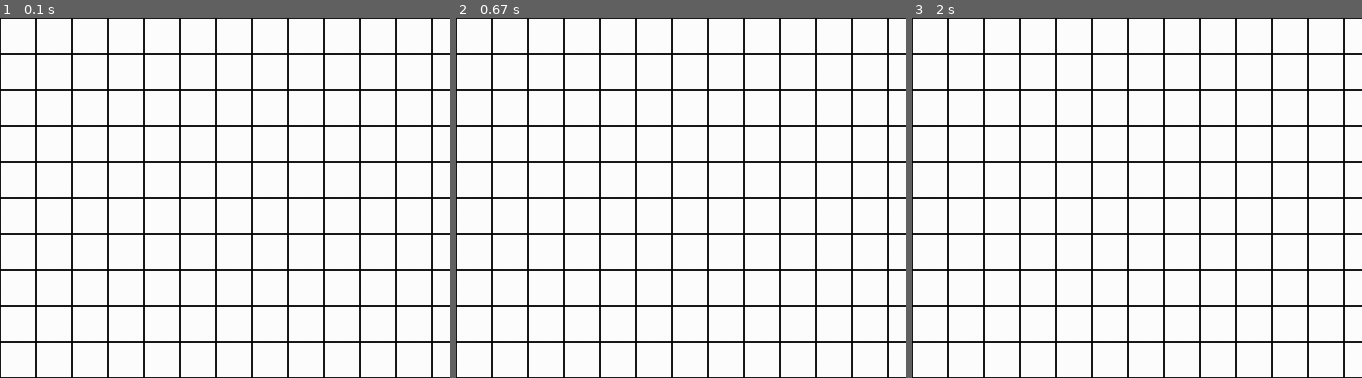
Above: before the commit, frames 1-3 (left to right).
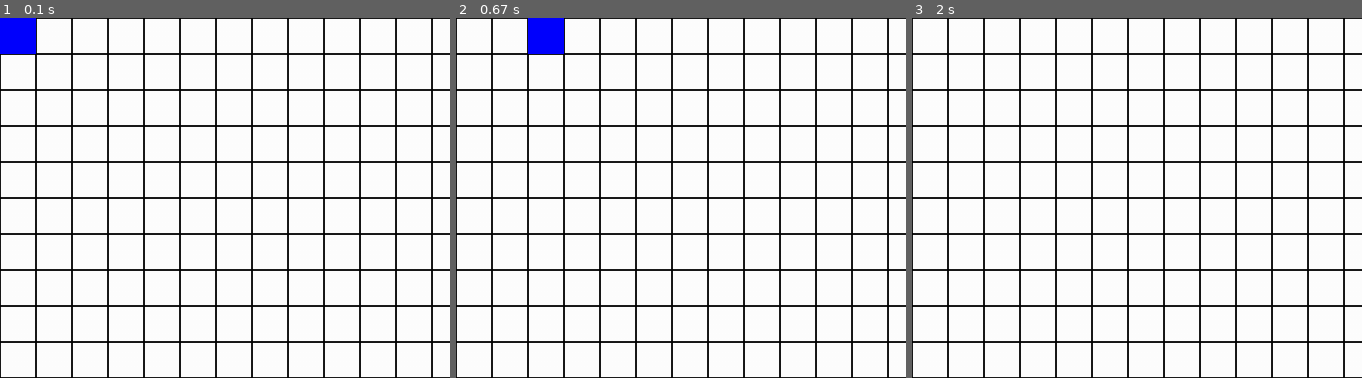
Above: after the commit, the same moments.

Repository: JonGift/Pygame-Rpg
Game: pygame game, started from main.py
The game is run twice, just before and just after one commit, with the same random seed, the same clock (stepped at 60 frames per second) and the same inputs.
Inputs:
- Up to frame 1 (0.1 s): no input
- Up to frame 2 (0.67 s): hold Right from 0.33 s (still down)
- Up to frame 3 (2 s): release Right at 0.8 s; hold Up 0.83-1.13 s; hold Left from 1.67 s (still down)
The pictures show only the part of the screen within x 0-50%, y 0-50%; the shares and areas given below are measured in that part.

The runs differ from the first frame. In frame 1, 0.8% of the frame differs, in the area x 0-8%, y 0-10%; in frame 2, 0.8%; in frame 3, nothing differs.

Commit message:
Player is now drawn and can be moved with arrow keys.

Diff:
--- a/constants.py
+++ b/constants.py
@@ -31,3 +31,6 @@
 TILE_SIZE = 40
 
 FPS = 60
+
+#Lower the number the faster the player will move
+PLAYER_SPEED = 10
--- a/main.py
+++ b/main.py
@@ -18,10 +18,30 @@
 player = player.Player()
 while not done:
     temp.update(display_surface)
-    player.draw
+    player.update()
     for event in pygame.event.get():
         if event.type == pygame.QUIT:
             done = True
+
+        if event.type == pygame.KEYDOWN:
+            if event.key == pygame.K_LEFT:
+                player.move("left")
+            elif event.key == pygame.K_RIGHT:
+                player.move("right")
+            elif event.key == pygame.K_UP:
+                player.move("up")
+            elif event.key == pygame.K_DOWN:
+                player.move("down")
+
+        if event.type == pygame.KEYUP:
+            if event.key == pygame.K_LEFT and player.x_vel == -1:
+                player.move("stop")
+            elif event.key == pygame.K_RIGHT and player.x_vel == 1:
+                player.move("stop")
+            elif event.key == pygame.K_UP and player.y_vel == 1:
+                player.move("stop")
+            elif event.key == pygame.K_DOWN and player.y_vel == -1:
+                player.move("stop")
 
     clock.tick(constants.FPS)
     pygame.display.update()
--- a/player.py
+++ b/player.py
@@ -1,10 +1,15 @@
 import constants
 import pygame
+
+display_surface = pygame.display.set_mode((constants.SCREEN_WIDTH, constants.SCREEN_HEIGHT))
 
 class Player():
     def __init__(self):
         self.x_pos = 0
         self.y_pos = 0
+        self.x_vel = 0
+        self.y_vel = 0
+        self.wait = 0
 
         self.health = 100
         self.mana = 20
@@ -23,21 +28,53 @@
 
     def move(self, direction):
         if direction == "down":
-            self.y_pos += constants.TILE_SIZE
-            self.dir_facing = 2
+            self.y_vel = -1
+            self.x_vel = 0
 
         elif direction == "up":
-            self.y_pos -= constants.TILE_SIZE
-            self.dir_facing = 0
+            self.y_vel = 1
+            self.x_vel = 0
 
         elif direction == "left":
-            self.x_pos -= constants.TILE_SIZE
-            self.dir_facing = 1
+            self.x_vel = -1
+            self.y_vel = 0
 
         elif direction == "right":
-            self.x_pos += constants.TILE_SIZE
-            self.dir_facing = 3
+            self.x_vel = 1
+            self.y_vel = 0
+
+        elif direction == "stop":
+            self.x_vel = 0
+            self.y_vel = 0
 
     def draw(self):
-        gameDisplay.blit(self.sprite, (self.x_pos, self.y_pos))
-        print("I ran")
+        display_surface.blit(self.sprite, (self.x_pos, self.y_pos))
+
+    def update(self):
+        if self.wait == 0:
+            #move down
+            if self.y_vel == -1:
+                self.y_pos += constants.TILE_SIZE
+                self.dir_facing = 2
+
+            #move up
+            elif self.y_vel == 1:
+                self.y_pos -= constants.TILE_SIZE
+                self.dir_facing = 0
+
+            #move left
+            elif self.x_vel == -1:
+                self.x_pos -= constants.TILE_SIZE
+                self.dir_facing = 1
+
+            #move right
+            elif self.x_vel == 1:
+                self.x_pos += constants.TILE_SIZE
+                self.dir_facing = 3
+        self.wait += 1
+
+        if self.wait > constants.PLAYER_SPEED:
+            self.wait = 0
+
+
+        self.draw()
